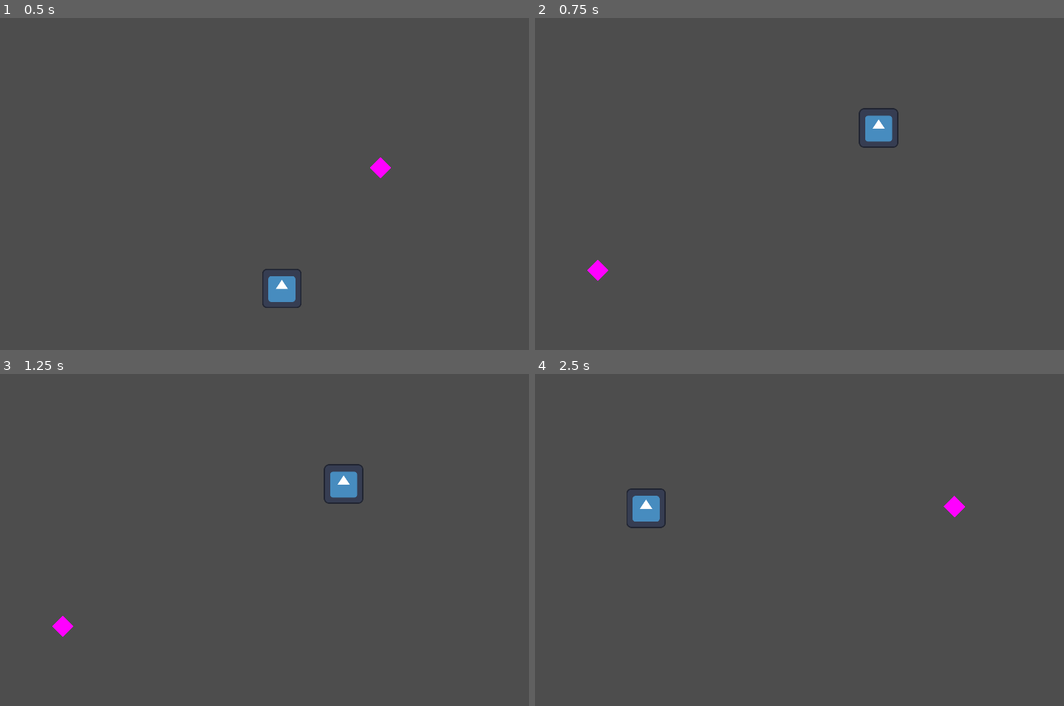
Above: before the commit, frames 1-4 (two rows, left to right).
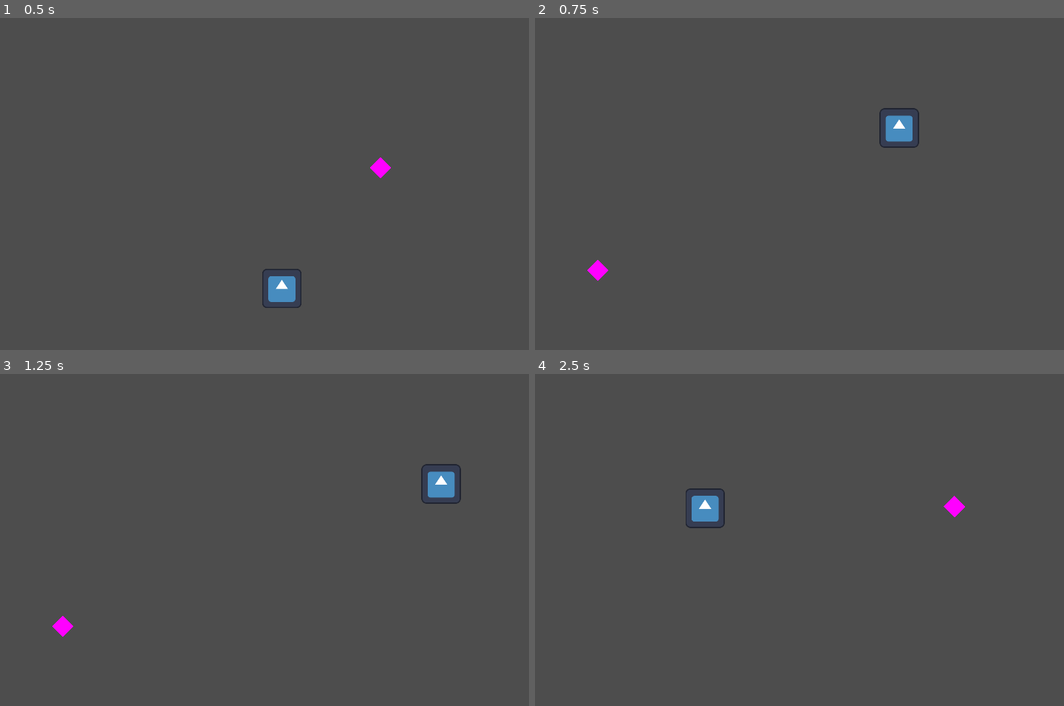
Above: after the commit, the same moments.

Repository: stokatyan/godot-ai
Game: Godot game, scene res://TestGame/PickupCoinGame.tscn
Two runs of this game, one before a commit and one after it. Both use one fixed random seed, a clock stepped at 60 frames per second and the inputs below. The engine's default icon, where the game draws it, is replaced by a stand-in: a white triangle on a blue panel in a dark square.
Inputs:
- Up to frame 1 (0.5 s): no input
- Up to frame 2 (0.75 s): tap Enter at 0.5 s; hold D from 0.53 s (still down); tap N at 0.6 s
- Up to frame 3 (1.25 s): keep holding D
- Up to frame 4 (2.5 s): release D at 1.28 s; hold S 1.28-2.03 s; tap N at 1.35, 2.1 s; hold D from 2.03 s (still down)

Frame 1 is identical in both runs. In frame 2, 0.8% of the frame differs, in the area x 61-73%, y 27-40%; in frame 3, 1.1%, in the area x 61-88%, y 27-40%; in frame 4, 1.0%.

Commit message:
Add player control

Diff:
--- a/godot-ai-client/AI/AIServerTCP.gd
+++ b/godot-ai-client/AI/AIServerTCP.gd
@@ -34,7 +34,7 @@
 	var python_script = "../ai-server/ai_server.py"
 	var output = []
 	# Run the Python script
-	var result = OS.execute("cmd", ["/c", "start", "python3", python_script, "&&", "pause"], output, true, true)
+	var _result = OS.execute("cmd", ["/c", "start", "python3", python_script, "&&", "pause"], output, true, true)
 
 func _send_json(data: Dictionary):
 	_client.poll()
@@ -108,7 +108,6 @@
 	var batch = []
 	for state in states_2d_array:
 		for s in state:
-			var val: float = s
 			batch.append(snapped(s, rounding_precision))
 
 	data["batch_state"] = batch
--- a/godot-ai-client/TestGame/PickupCoinGame.gd
+++ b/godot-ai-client/TestGame/PickupCoinGame.gd
@@ -5,6 +5,8 @@
 @export var _ai_tcp: AIServerTCP
 
 var _map_size = Vector2(1500, 800)
+
+var move_speed = 500
 
 # Called when the node enters the scene tree for the first time.
 func _ready():
@@ -24,7 +26,24 @@
 	if _is_game_complete():
 		_new_game()
 		return
+
+	var move_strength: float = 0
 	var move_vector: Vector2 = Vector2.ZERO
+
+	if Input.is_key_pressed(KEY_W):
+		move_strength = 1
+		move_vector += Vector2.UP
+	if Input.is_key_pressed(KEY_A):
+		move_strength = 1
+		move_vector += Vector2.LEFT
+	if Input.is_key_pressed(KEY_S):
+		move_strength = 1
+		move_vector += Vector2.DOWN
+	if Input.is_key_pressed(KEY_D):
+		move_strength = 1
+		move_vector += Vector2.RIGHT
+
+	move_hero(move_strength * move_speed * delta, move_vector.angle())
 
 func _setup_ai():
 	var result = _ai_tcp.attempt_connection_to_ai_server()
@@ -40,3 +59,8 @@
 
 func _is_game_complete() -> bool:
 	return hero.position.distance_to(coin.position) < 80
+
+func move_hero(force: float, direction: float):
+	var move_vector = Vector2.from_angle(direction)
+	move_vector *= force
+	hero.position += move_vector
